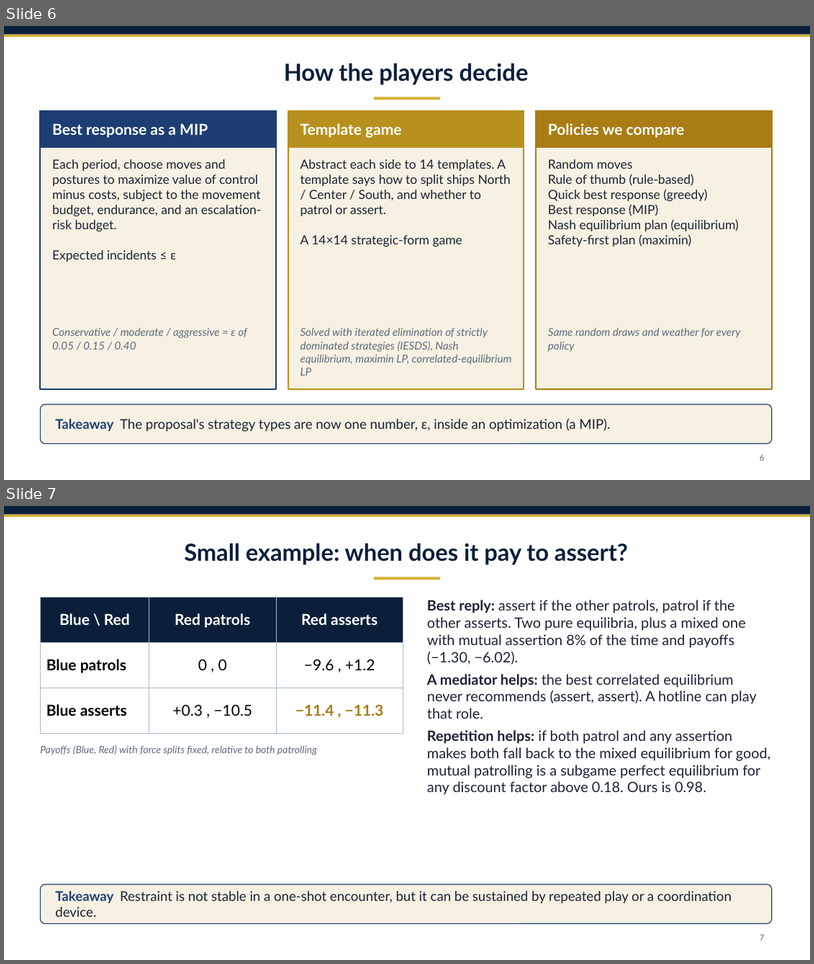
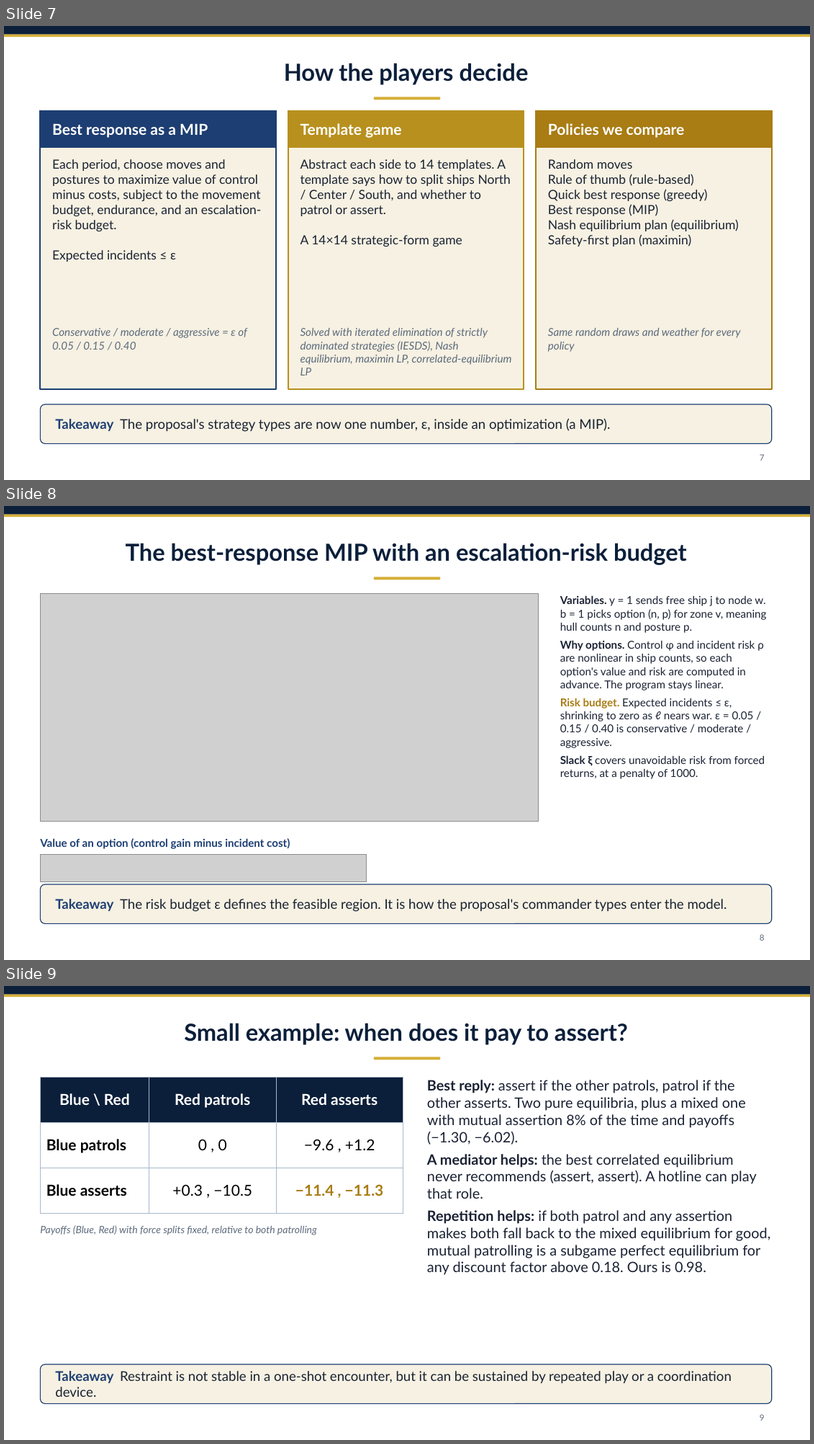
Before and after one commit to draggin-anchor/6.S974-Wargaming-Term-Project, a slide deck: deliverables/02-workshop1-slides.pptx. Shown one above the other, each under a label of ours: slides 6 and 7 before the commit, slides 7, 8 and 9 after it. The pictures are 814x964 and 814x1444 pixels, drawn with LibreOffice and Linux fonts; fonts in the diff are those of the drawing; grey boxes stand for pictures. Boxes give left, top, right and bottom in pixels: in the first picture for what was removed or moved away, otherwise in the second. Text is boxed around its words. In the diff, an @@ line names an element or a change of style, - is before the commit and + after.

```diff
--- a/deliverables/02-workshop1-slides.pptx
+++ b/deliverables/02-workshop1-slides.pptx
@@ slide 8 added at bbox=[4, 506, 810, 960], background #FFFFFF; not listed: 3 template elements that a slide beside it also shows @@
@@ title added at bbox=[126, 543, 687, 565], 28 pt, text #0B1F3A, bold @@
+The best-response MIP with an escalation-risk budget
@@ picture added at bbox=[40, 594, 539, 821] @@
@@ text added at bbox=[561, 595, 766, 779], 13 pt, text #1A2233 @@
+• Variables. y = 1 sends free ship j to node w. b = 1 picks option (n, p) for zone v, meaning hull counts n and posture p.
+• Why options. Control φ and incident risk ρ are nonlinear in ship counts, so each option's value and risk are computed in advance. The program stays linear.
+• Risk budget. Expected incidents ≤ ε, shrinking to zero as ℓ nears war. ε = 0.05 / 0.15 / 0.40 is conservative / moderate / aggressive.
+• Slack ξ covers unavoidable risk from forced returns, at a penalty of 1000.
@@ text added at bbox=[40, 838, 290, 849], 13 pt, text #1D3E72, bold @@
+Value of an option (control gain minus incident cost)
@@ picture added at bbox=[40, 854, 367, 882] @@
@@ rounded rectangle added at bbox=[40, 884, 772, 924], fill #F6F1E2, outline #1D3E72 1 pt @@
@@ text added at bbox=[55, 898, 728, 911], 16 pt, text #1A2233 @@
+Takeaway The risk budget ε defines the feasible region. It is how the proposal's commander types enter the model.
@@ page number added at bbox=[760, 934, 765, 940], 10 pt, text #5E6B7D @@
+8
@@ what was slide 6 is now slide 7 @@
@@ page number at bbox=[760, 454, 765, 460]: text changed @@
-6
+7
@@ what was slide 7 is now slide 9 @@
@@ page number at bbox=[760, 1414, 765, 1420]: text changed @@
-7
+9
```
Also in this commit, not shown: 4 slides changed, 1 other slide added, 31 other files.
